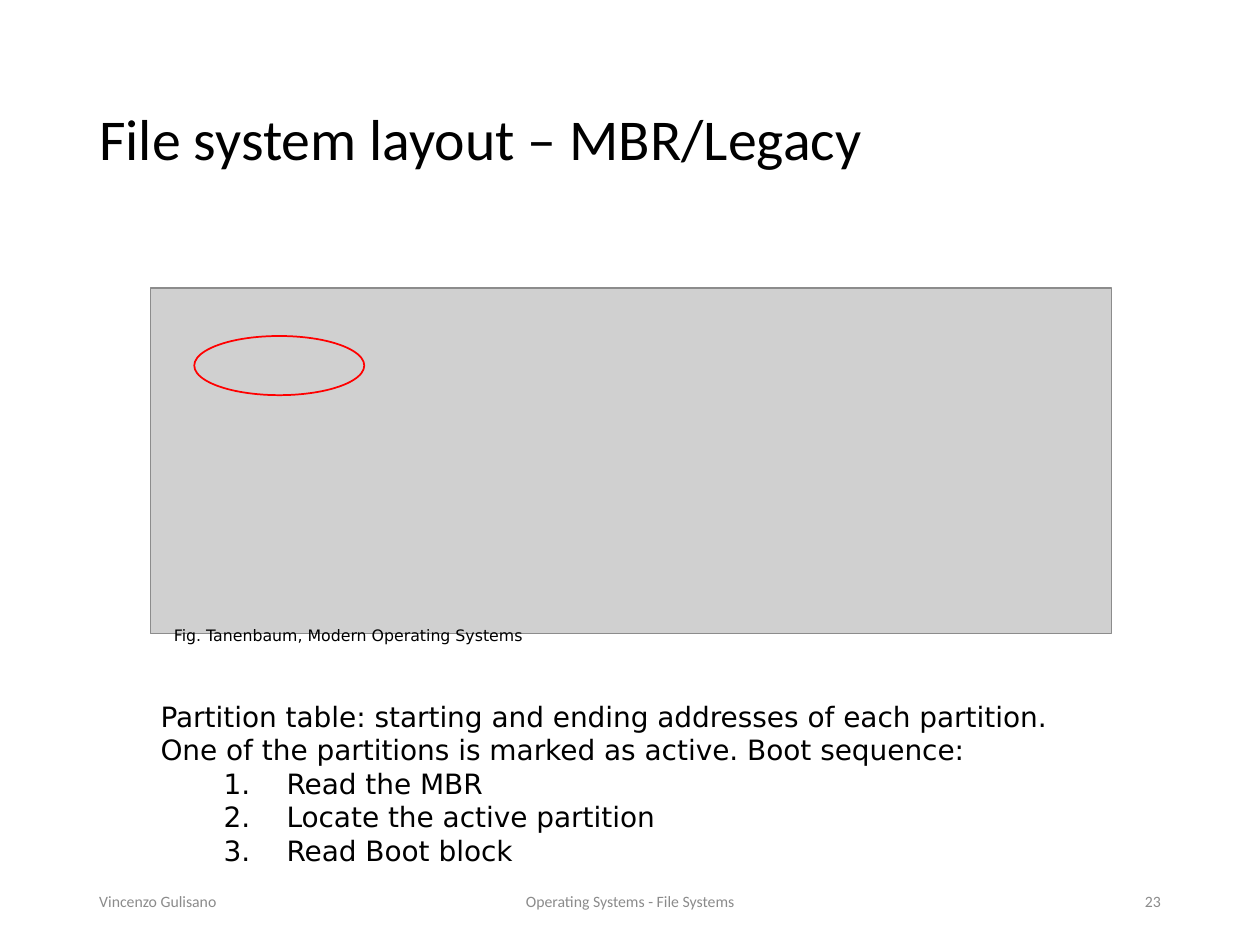
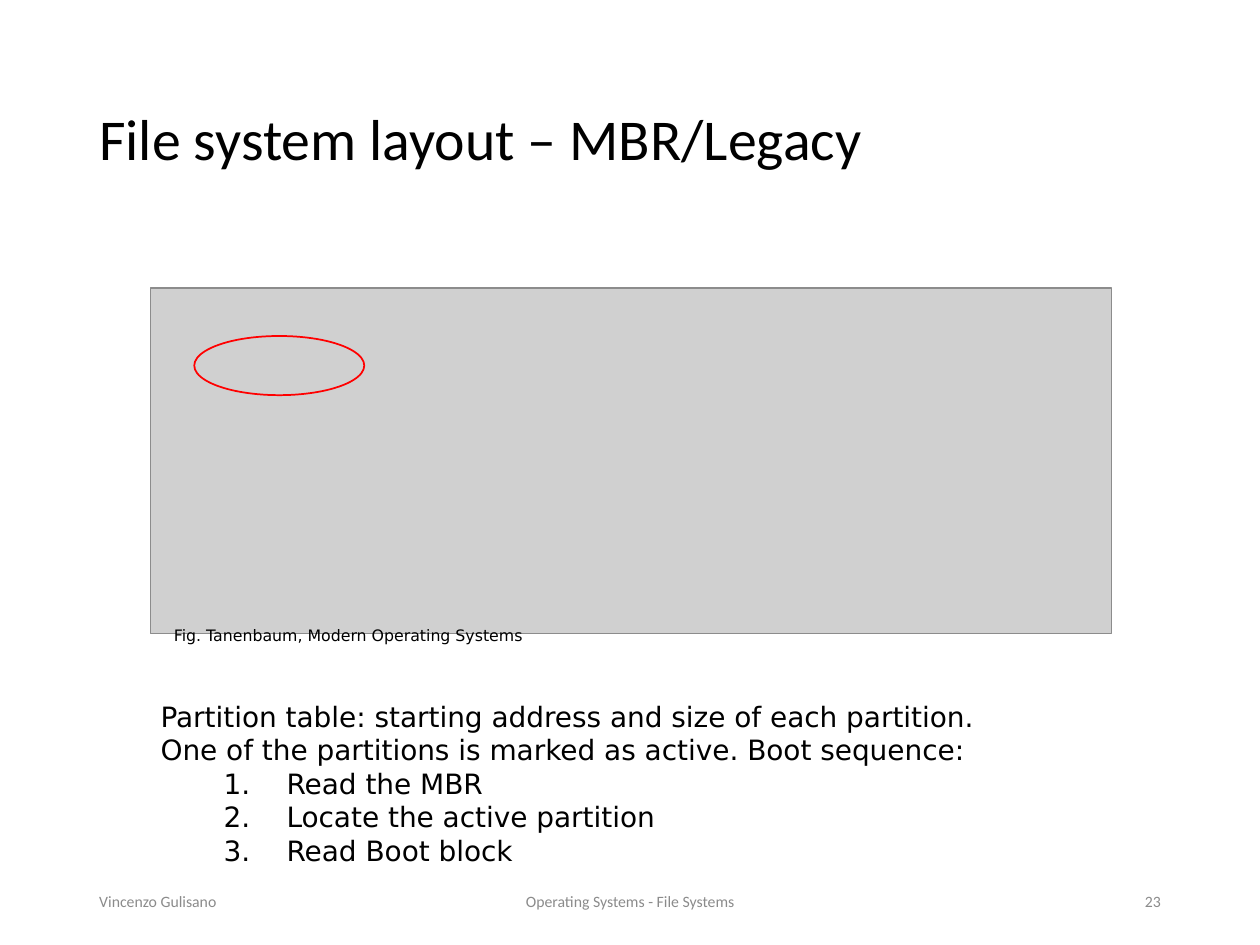
Before and after one commit to vincenzo-gulisano/os_material, a slide deck: slide 23 of slides/file_systems.pptx. Drawn at 1260x945 pixels with LibreOffice and Linux fonts; fonts in the diff are those of the drawing; grey boxes stand for pictures. Boxes give left, top, right and bottom in pixels: in the first picture for what was removed or moved away, otherwise in the second. Text is boxed around its words. In the diff, an @@ line names an element or a change of style, - is before the commit and + after.

Commit message:
scripted new part on UEFI and legacy BIOS

```diff
--- a/slides/file_systems.pptx
+++ b/slides/file_systems.pptx
@@ text at (x1=161, y1=705, x2=973, y2=733): text changed @@
-Partition table: starting and ending addresses of each partition.
+Partition table: starting address and size of each partition.
```
Also in this commit, not shown: 7 other slides changed, 2 slides removed, 1 other file.
